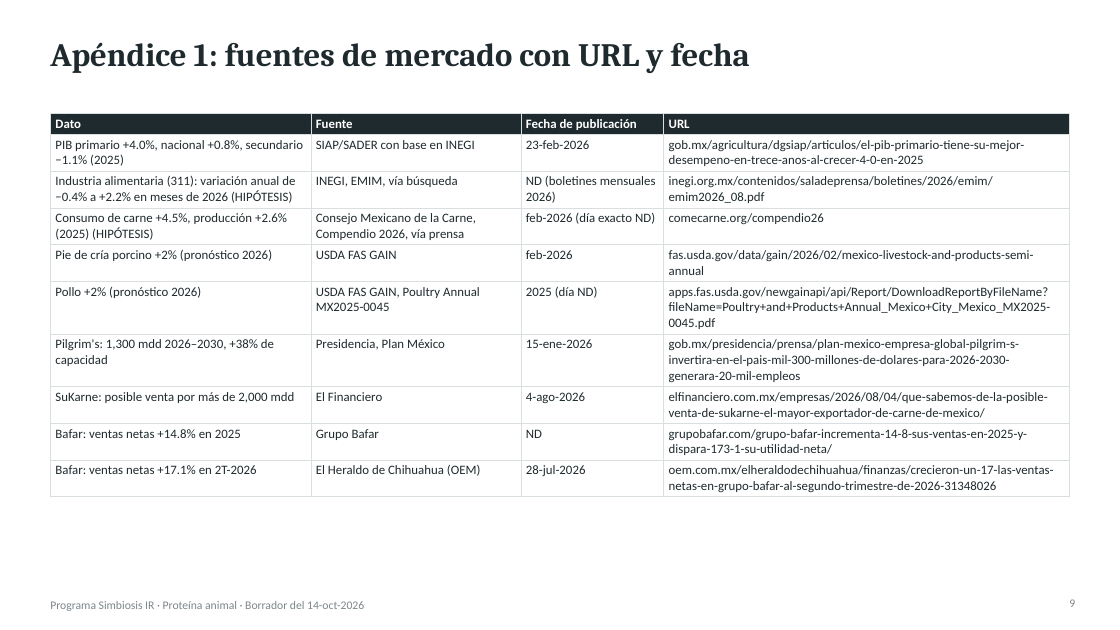
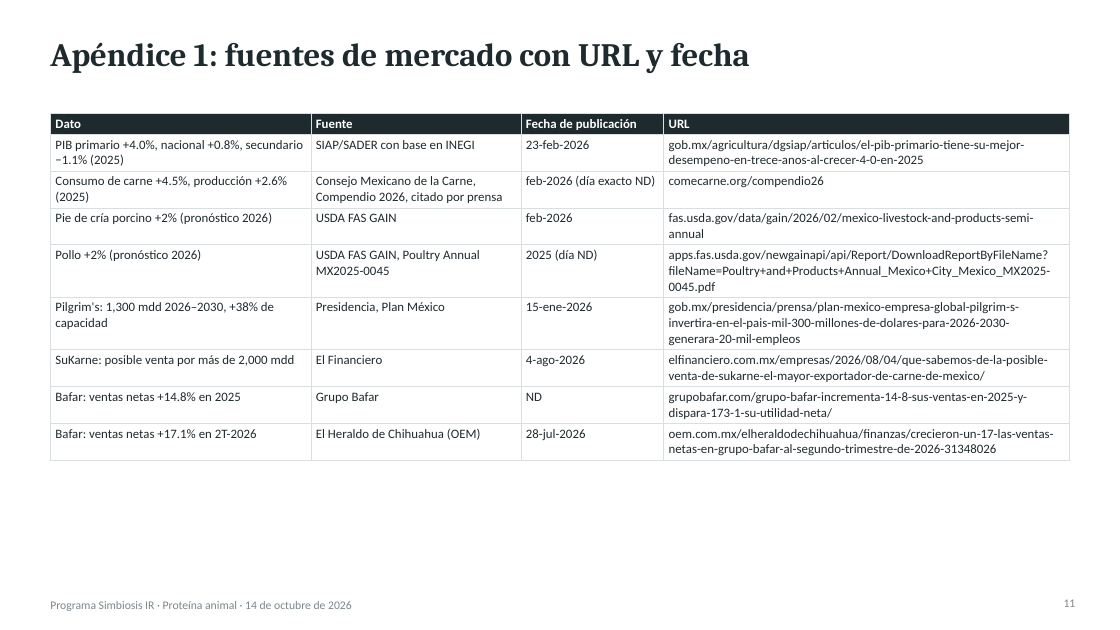
Before and after one commit to Marckqalex/Simbiosis-IR, a slide deck: slide 11 of entregables/Simbiosis_IR_Proteina_Animal_Entregable1.pptx (slide 9 before the commit). Drawn at 1120x630 pixels with LibreOffice and Linux fonts; fonts in the diff are those of the drawing. Boxes give left, top, right and bottom in pixels: in the first picture for what was removed or moved away, otherwise in the second. Text is boxed around its words. In the diff, an @@ line names an element or a change of style, - is before the commit and + after.

```diff
--- a/entregables/Simbiosis_IR_Proteina_Animal_Entregable1.pptx
+++ b/entregables/Simbiosis_IR_Proteina_Animal_Entregable1.pptx
@@ table at [50,113,1070,459] @@
-row 3: Industria alimentaria (311): variación anual de −0.4% a +2.2% en meses de 2026 (HIPÓTESIS) | INEGI, EMIM, vía búsqueda | ND (boletines mensuales 2026) | inegi.org.mx/contenidos/saladeprensa/boletines/2026/emim/emim2026_08.pdf
-row 4: Consumo de carne +4.5%, producción +2.6% (2025) (HIPÓTESIS) | Consejo Mexicano de la Carne, Compendio 2026, vía prensa | feb-2026 (día exacto ND) | comecarne.org/compendio26
+row 3: Consumo de carne +4.5%, producción +2.6% (2025) | Consejo Mexicano de la Carne, Compendio 2026, citado por prensa | feb-2026 (día exacto ND) | comecarne.org/compendio26
@@ page number at [1064,599,1076,607]: text changed @@
-9
+11
@@ text at [50,601,352,611]: text changed @@
-Programa Simbiosis IR · Proteína animal · Borrador del 14-oct-2026
+Programa Simbiosis IR · Proteína animal · 14 de octubre de 2026
```
Also in this commit, not shown: 9 other slides changed, 4 slides added, 1 slide removed, 1 other file.
